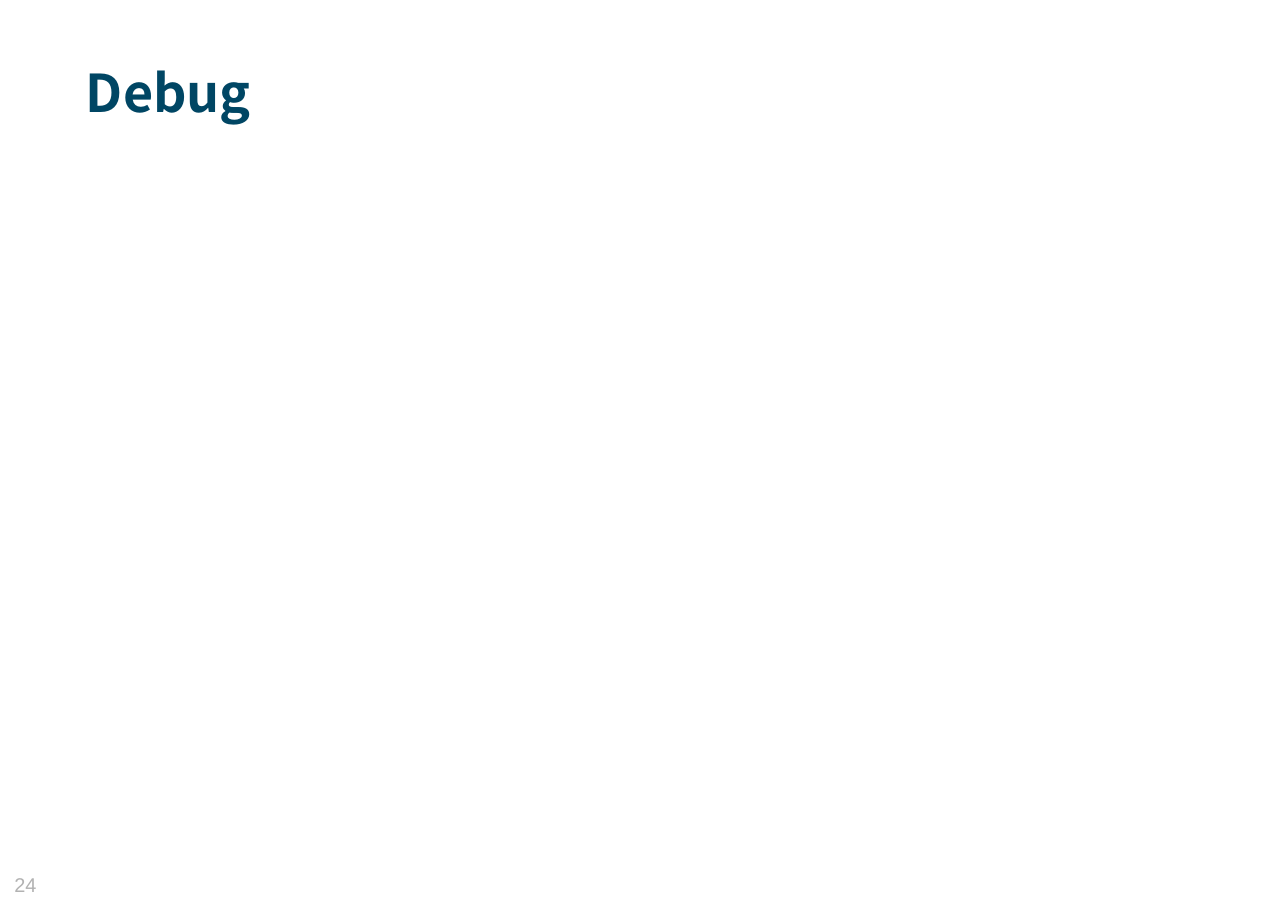
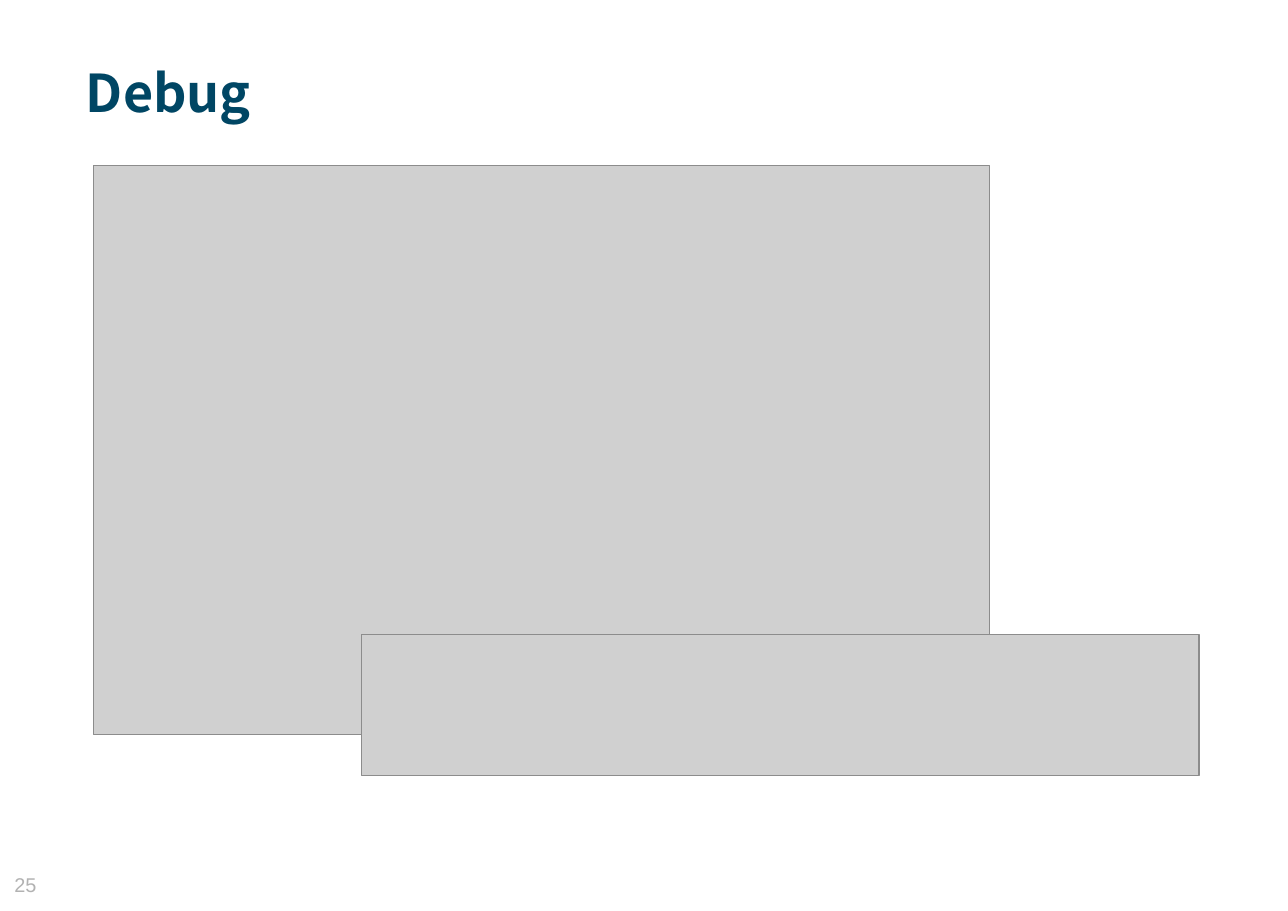
Before and after one commit to MosesZhu/Cube, a slide deck: slide 25 of Document/New Webframework Introduction.ppt (slide 24 before the commit). Drawn at 1288x911 pixels with LibreOffice and Linux fonts; fonts in the diff are those of the drawing; grey boxes stand for pictures; background and template pictures are left out. Boxes give left, top, right and bottom in pixels: in the first picture for what was removed or moved away, otherwise in the second. Text is boxed around its words. In the diff, an @@ line names an element or a change of style, - is before the commit and + after.

```diff
--- a/Document/New Webframework Introduction.ppt
+++ b/Document/New Webframework Introduction.ppt
@@ picture added at (94, 165, 991, 735) @@
@@ picture added at (361, 635, 1199, 776) @@
@@ page number at (14, 878, 36, 892): text changed @@
-24
+25
```
Also in this commit, not shown: 3 other slides changed, 2 slides added, 1 slide removed, 4 other files.
